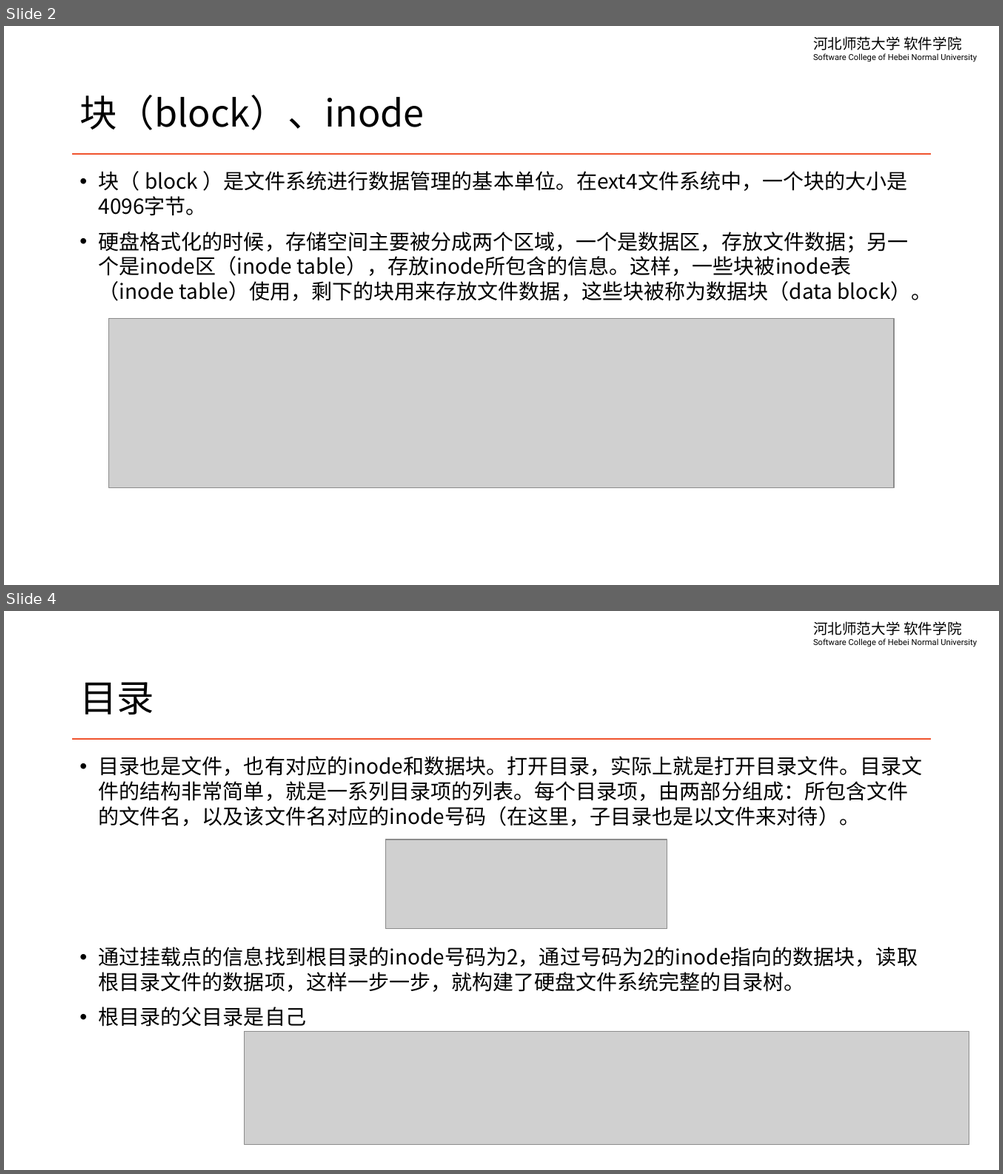
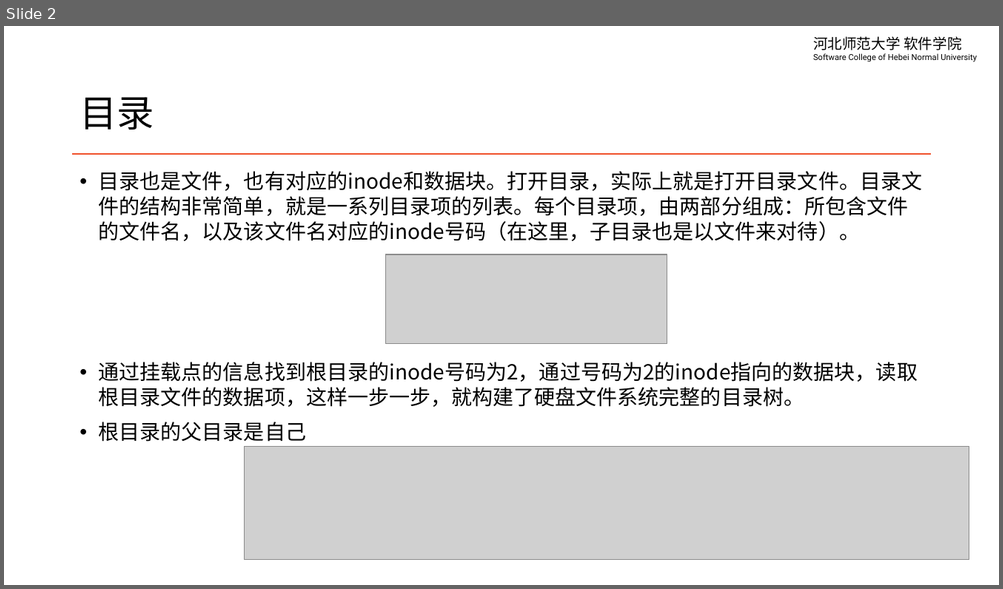
Before and after one commit to edu2act/course-linux-system, a slide deck: materials/slides/ch07-file-management.pptx. Shown one above the other, each under a label of ours: slides 2 and 4 before the commit, slide 2 after it; the slides between them are not shown. The pictures are 1003x1174 and 1003x589 pixels, drawn with LibreOffice and Linux fonts; fonts in the diff are those of the drawing; grey boxes stand for pictures. Boxes give left, top, right and bottom in pixels: in the first picture for what was removed or moved away, otherwise in the second. Text is boxed around its words. In the diff, an @@ line names an element or a change of style, - is before the commit and + after.

```diff
--- a/materials/slides/ch07-file-management.pptx
+++ b/materials/slides/ch07-file-management.pptx
@@ slide 2 removed at [4,26,999,585], background #FFFFFF; not listed: 2 template elements that a slide beside it also shows @@
@@ title removed at [79,95,424,130] @@
-块（block）、inode
@@ text removed at [99,171,932,301] @@
-• 块（ block ）是文件系统进行数据管理的基本单位。在ext4文件系统中，一个块的大小是4096字节。
-• 硬盘格式化的时候，存储空间主要被分成两个区域，一个是数据区，存放文件数据；另一个是inode区（inode table），存放inode所包含的信息。这样，一些块被inode表（inode table）使用，剩下的块用来存放文件数据，这些块被称为数据块（data block）。
@@ picture removed at [109,319,894,488] @@
@@ what was slide 4 is now slide 2 @@
```
Also in this commit, not shown: 1 slide changed, 2 other slides removed, 15 other files.
